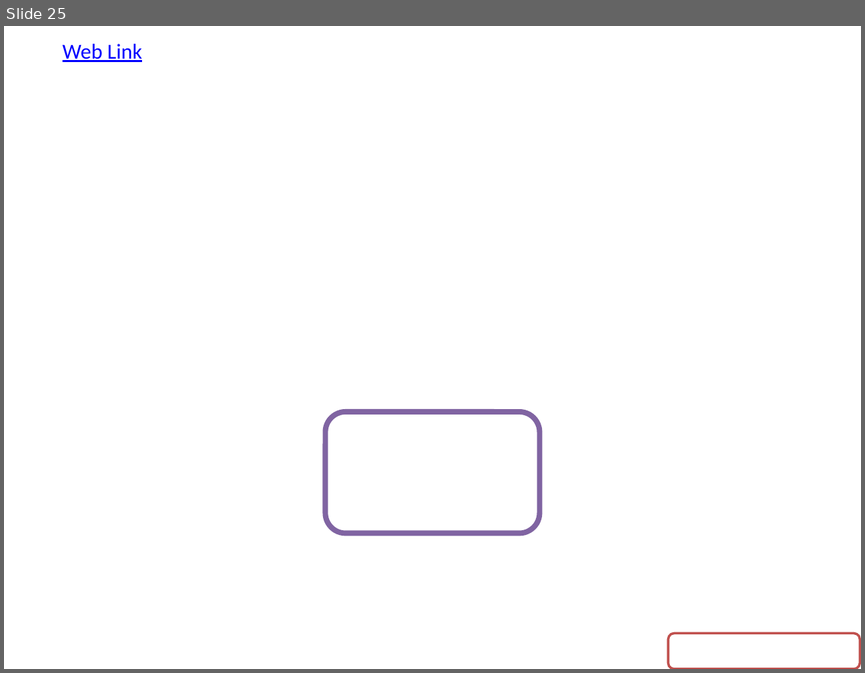
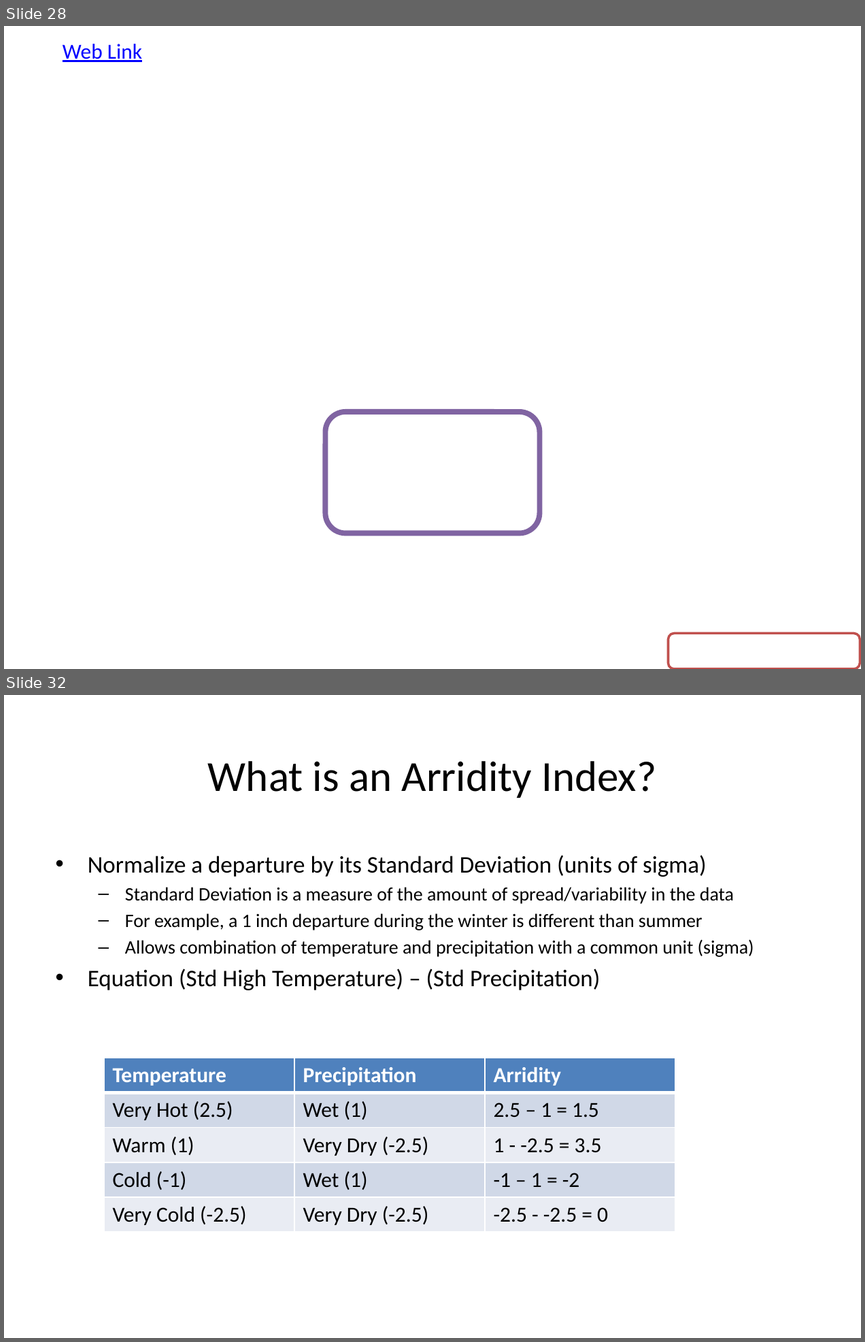
Before and after one commit to akrherz/akrherz, a slide deck: presentations/180301_seiara/herzmann_seiara.pptx. Shown one above the other, each under a label of ours: slide 25 before the commit, slides 28 and 32 after it; the slides between them are not shown. The pictures are 865x673 and 865x1342 pixels, drawn with LibreOffice and Linux fonts; fonts in the diff are those of the drawing; background and template pictures are left out. Boxes give left, top, right and bottom in pixels: in the first picture for what was removed or moved away, otherwise in the second. Text is boxed around its words. In the diff, an @@ line names an element or a change of style, - is before the commit and + after.

```diff
--- a/presentations/180301_seiara/herzmann_seiara.pptx
+++ b/presentations/180301_seiara/herzmann_seiara.pptx
@@ slide 32 added at [4,695,861,1338], background #FFFFFF @@
@@ title added at [208,761,657,798], 36 pt, text #000000 @@
+What is an Arridity Index?
@@ text added at [88,855,754,990], 16 pt, text #000000 @@
+• Normalize a departure by its Standard Deviation (units of sigma)
+  – Standard Deviation is a measure of the amount of spread/variability in the data
+  – For example, a 1 inch departure during the winter is different than summer
+  – Allows combination of temperature and precipitation with a common unit (sigma)
+• Equation (Std High Temperature) – (Std Precipitation)
@@ table added at [104,1057,675,1232], 5 rows, 3 columns @@
+Temperature | Precipitation | Arridity
+Very Hot (2.5) | Wet (1) | 2.5 – 1 = 1.5
+Warm (1) | Very Dry (-2.5) | 1 - -2.5 = 3.5
+Cold (-1) | Wet (1) | -1 – 1 = -2
+Very Cold (-2.5) | Very Dry (-2.5) | -2.5 - -2.5 = 0
@@ what was slide 25 is now slide 28 @@
```
Also in this commit, not shown: 5 slides changed, 12 other slides added, 12 other files.
